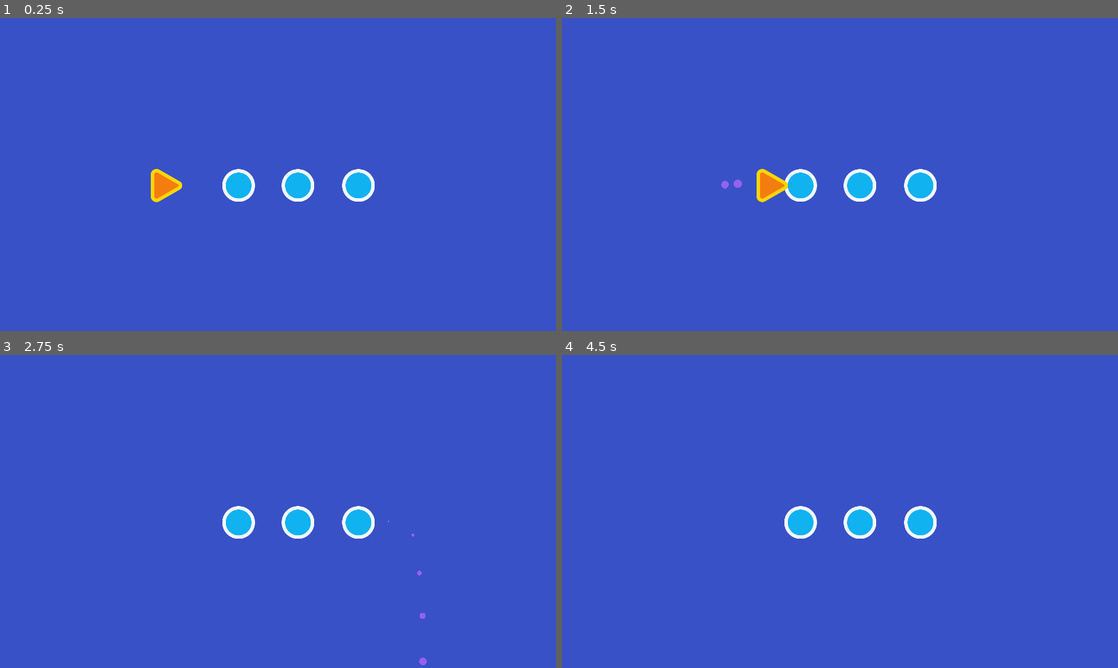
Above: before the commit, frames 1-4 (two rows, left to right).
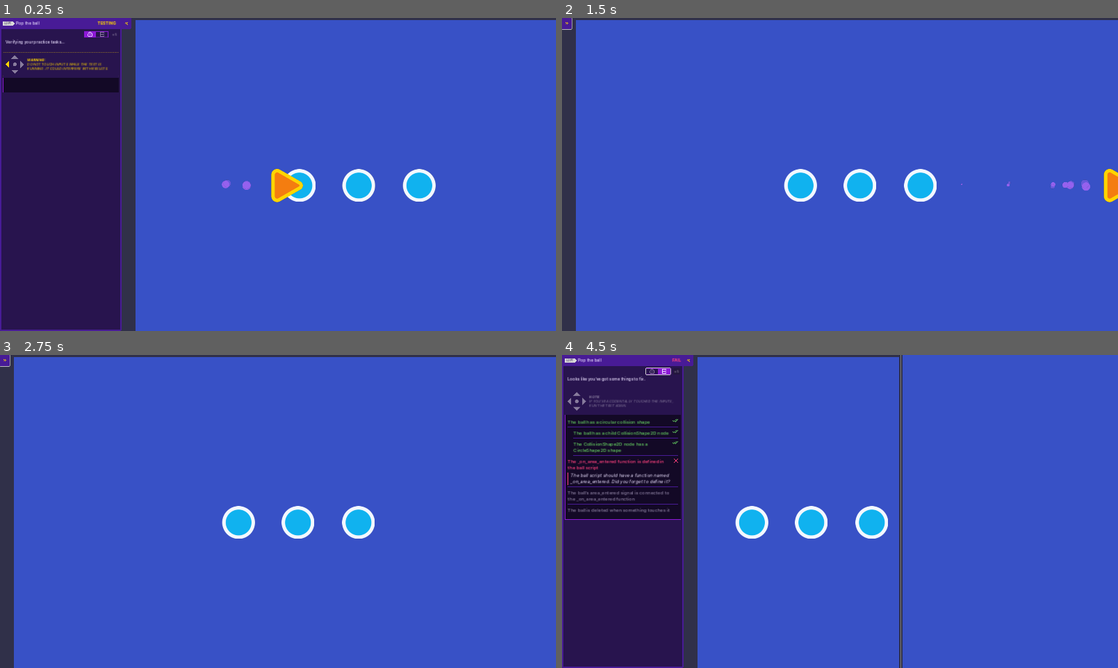
Above: after the commit, the same moments.

Repository: Yujing14/2d-GameDev-Course
Game: Godot game, scene res://practices/L2.P1.pop_the_ball/pop_the_ball.tscn
The game is run twice, just before and just after one commit, with the same random seed, the same clock (stepped at 60 frames per second) and the same inputs. This scene is started directly instead of the project's main scene.
Inputs (mouse positions are in pixels of both pictures, inside the frame that each line leads up to):
- Up to frame 1 (0.25 s): no input
- Up to frame 2 (1.5 s): click (689, 24) at 0.52 s; hold D (move_right) from 1.28 s (still down)
- Up to frame 3 (2.75 s): release D (move_right) at 2.03 s; hold S (move_down) from 2.03 s (still down)
- Up to frame 4 (4.5 s): release S (move_down) at 2.78 s; hold D (move_right) 2.78-3.53 s; tap Enter at 3.5 s; hold W (move_up) 3.53-4.25 s; click (656, 370) at 4.27 s

The runs differ from the first frame. In frame 1, 27% of the frame differs, in the area x 0-100%, y 0-100%; in frame 2, 4.0%; in frame 3, 3.3%; in frame 4, 27%, in the area x 0-68%, y 0-100%.

Commit message:
L1 and L2 Practice Completed

Diff:
--- /dev/null
+++ b/05.loot_it_all_workbook/health_pack.gd
@@ -0,0 +1,7 @@
+extends Area2D
+
+func _ready() -> void:
+	area_entered.connect(_on_area_entered)
+
+func _on_area_entered(area_that_entered: Area2D) ->void:
+	queue_free()
--- /dev/null
+++ b/05.loot_it_all_workbook/health_pack.tscn
@@ -0,0 +1,16 @@
+[gd_scene load_steps=4 format=3 uid="uid://3id5f1vd1rn8"]
+
+[ext_resource type="Script" path="res://health_pack.gd" id="1_kgl0t"]
+[ext_resource type="Texture2D" uid="uid://dknpi2mq4dhpa" path="res://assets/health_icon.svg" id="1_kn343"]
+
+[sub_resource type="CircleShape2D" id="CircleShape2D_4htlr"]
+radius = 32.0
+
+[node name="HealthPack" type="Area2D"]
+script = ExtResource("1_kgl0t")
+
+[node name="Sprite2D" type="Sprite2D" parent="."]
+texture = ExtResource("1_kn343")
+
+[node name="CollisionShape2D" type="CollisionShape2D" parent="."]
+shape = SubResource("CircleShape2D_4htlr")
--- a/05.loot_it_all_workbook/lessons/space_level.tscn
+++ b/05.loot_it_all_workbook/lessons/space_level.tscn
@@ -1,6 +1,6 @@
 [gd_scene load_steps=3 format=3 uid="uid://btkjymc78ap8d"]
 
-[ext_resource type="PackedScene" uid="uid://dmv50krf4bo5r" path="res://lessons_reference/01.your_first_collectible/ship.tscn" id="2_2j1u5"]
+[ext_resource type="PackedScene" uid="uid://dmv50krf4bo5r" path="res://lessons/ship.tscn" id="2_2j1u5"]
 [ext_resource type="PackedScene" uid="uid://bxfevggvxo634" path="res://assets/background/space_background.tscn" id="3_e6xy1"]
 
 [node name="Level" type="Node2D"]
--- a/05.loot_it_all_workbook/practices/L2.P1.pop_the_ball/ball.tscn
+++ b/05.loot_it_all_workbook/practices/L2.P1.pop_the_ball/ball.tscn
@@ -1,10 +1,16 @@
-[gd_scene load_steps=3 format=3]
+[gd_scene load_steps=4 format=3 uid="uid://by4pyl5hrfprm"]
 
 [ext_resource type="Script" path="res://practices/L2.P1.pop_the_ball/ball.gd" id="1_7w7gm"]
-[ext_resource type="Texture2D" path="res://assets/practice_assets/ball.png" id="2_2kkgw"]
+[ext_resource type="Texture2D" uid="uid://cswtclqvybbba" path="res://assets/practice_assets/ball.png" id="2_2kkgw"]
+
+[sub_resource type="CircleShape2D" id="CircleShape2D_axxhr"]
+radius = 67.1863
 
 [node name="Ball" type="Area2D"]
 script = ExtResource("1_7w7gm")
 
 [node name="Sprite2D" type="Sprite2D" parent="."]
 texture = ExtResource("2_2kkgw")
+
+[node name="CollisionShape2D" type="CollisionShape2D" parent="."]
+shape = SubResource("CircleShape2D_axxhr")
--- a/05.loot_it_all_workbook/practices/L2.P1.pop_the_ball/pop_the_ball.tscn
+++ b/05.loot_it_all_workbook/practices/L2.P1.pop_the_ball/pop_the_ball.tscn
@@ -1,28 +1,22 @@
-[gd_scene load_steps=5 format=3]
+[gd_scene load_steps=3 format=3 uid="uid://bcp6hvjodkjc3"]
 
-[ext_resource type="PackedScene" path="res://practices/L2.P1.pop_the_ball/ball.tscn" id="1_nyxov"]
-[ext_resource type="Script" path="res://practices/L2.P1.pop_the_ball/ball.gd" id="2_82wsk"]
+[ext_resource type="PackedScene" uid="uid://by4pyl5hrfprm" path="res://practices/L2.P1.pop_the_ball/ball.tscn" id="1_nyxov"]
 [ext_resource type="PackedScene" path="res://practices/L2.P1.pop_the_ball/needle.tscn" id="3_w8ucv"]
-[ext_resource type="Script" path="res://practices/L2.P1.pop_the_ball/needle.gd" id="4_dr85r"]
 
 [node name="PopTheBall" type="Node2D"]
 position = Vector2(960, 540)
 
-[node name="Ball" type="Area2D" parent="." instance=ExtResource("1_nyxov")]
+[node name="Ball" parent="." instance=ExtResource("1_nyxov")]
 position = Vector2(-136, 38)
-script = ExtResource("2_82wsk")
 
-[node name="Ball2" type="Area2D" parent="." instance=ExtResource("1_nyxov")]
+[node name="Ball2" parent="." instance=ExtResource("1_nyxov")]
 position = Vector2(69, 38)
-script = ExtResource("2_82wsk")
 
-[node name="Ball3" type="Area2D" parent="." instance=ExtResource("1_nyxov")]
+[node name="Ball3" parent="." instance=ExtResource("1_nyxov")]
 position = Vector2(278, 38)
-script = ExtResource("2_82wsk")
 
-[node name="Needle" type="Area2D" parent="." instance=ExtResource("3_w8ucv")]
+[node name="Needle" parent="." instance=ExtResource("3_w8ucv")]
 position = Vector2(-399, 38)
-script = ExtResource("4_dr85r")
 
 [node name="ExtraVisuals" type="Node" parent="."]
 
@@ -37,6 +31,12 @@
 anchors_preset = 15
 anchor_right = 1.0
 anchor_bottom = 1.0
+offset_left = 48.0
+offset_top = 7.0
+offset_right = 48.0
+offset_bottom = 7.0
 grow_horizontal = 2
 grow_vertical = 2
 color = Color(0.219608, 0.317647, 0.776471, 1)
+
+[connection signal="area_entered" from="Ball" to="Ball" method="_on_area_entered"]
--- a/05.loot_it_all_workbook/project.godot
+++ b/05.loot_it_all_workbook/project.godot
@@ -15,6 +15,10 @@
 config/features=PackedStringArray("4.2", "Forward Plus")
 config/icon="res://icon.png"
 
+[autoload]
+
+Tester="*res://addons/gdquest_practice_framework/tester/ui_test_panel.tscn"
+
 [display]
 
 window/size/viewport_width=1920
@@ -23,6 +27,10 @@
 window/size/window_width_override=1152
 window/size/window_height_override=648
 window/stretch/mode="canvas_items"
+
+[editor_plugins]
+
+enabled=PackedStringArray("res://addons/gdquest_practice_framework/plugin.cfg")
 
 [input]
 
